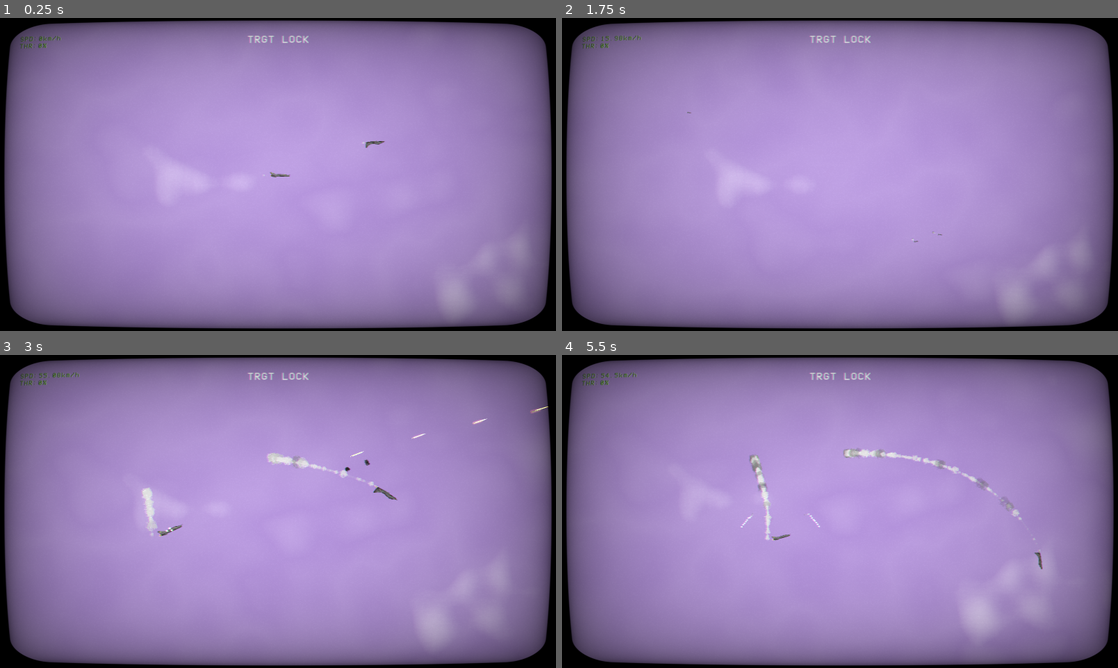
Above: before the commit, frames 1-4 (two rows, left to right).
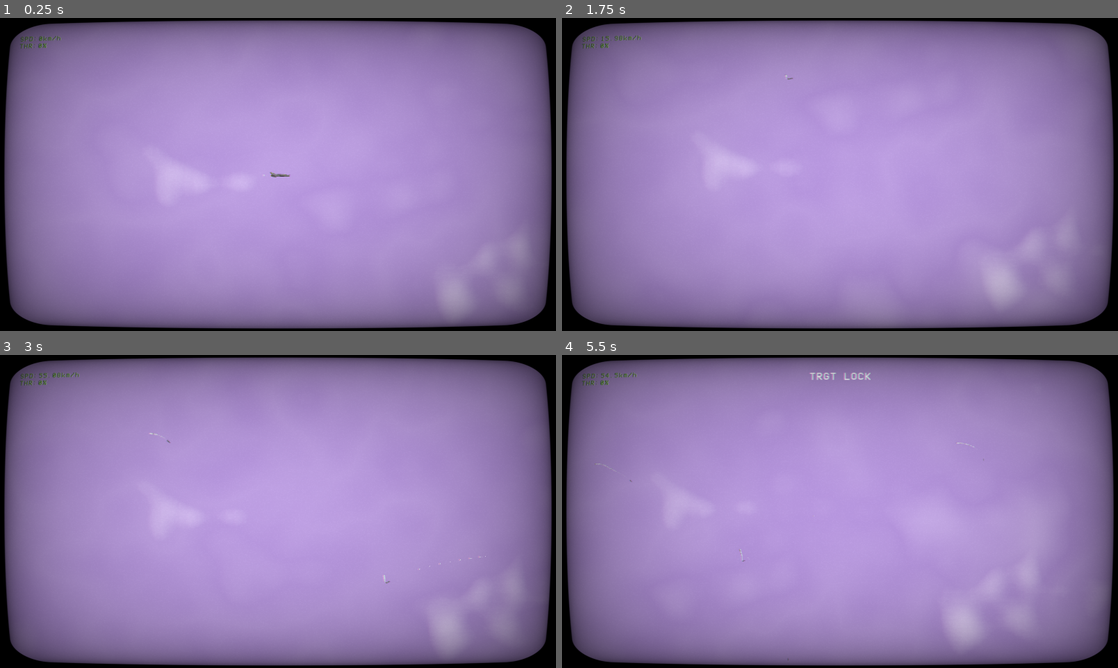
Above: after the commit, the same moments.

Repository: tm-sm/Igne-Caelum
Game: Godot game, scene res://testing2.tscn
The game is run twice, just before and just after one commit, with the same random seed, the same clock (stepped at 60 frames per second) and the same inputs.
Inputs (mouse positions are in pixels of both pictures, inside the frame that each line leads up to):
- Up to frame 1 (0.25 s): no input
- Up to frame 2 (1.75 s): move the mouse to (962, 158) at 0.52 s; hold A (pitch_up) 0.53-1.28 s; tap X (switch_target) at 0.6, 1.55 s; tap Enter at 1.25 s; move the mouse to (728, 190) at 1.27 s; hold Q (brake) from 1.28 s (still down); tap C (change_camera_type) at 1.35 s
- Up to frame 3 (3 s): move the mouse to (333, 442) at 2.02 s; release Q (brake) at 2.03 s; hold Space (fire_weapon) 2.03-2.78 s; hold A (pitch_up) from 2.03 s (still down); tap X (switch_target) at 2.3 s; move the mouse to (250, 574) at 2.77 s; tap E (launch_flare) at 2.85 s
- Up to frame 4 (5.5 s): tap X (switch_target) at 3.05, 3.6, 4.55, 5.3 s; move the mouse to (1006, 558) at 3.52 s; release A (pitch_up) at 3.53 s; hold Q (brake) from 3.53 s (still down); tap Space (fire_weapon) at 4.25 s; move the mouse to (673, 464) at 4.27 s; tap Up (weapon_selection_1) at 4.35 s; move the mouse to (867, 511) at 5.02 s; hold Right (weapon_selection_2) from 5.03 s (still down)

The runs differ from the first frame. In frame 1, 0.2% of the frame differs, in the area x 44-70%, y 5-42%; in frame 2, 0.7%; in frame 3, 1.2%; in frame 4, 1.6%, in the area x 5-89%, y 28-98%.

Commit message:
minor camera changes

Diff:
--- a/entities/PlayerCamera.gd
+++ b/entities/PlayerCamera.gd
@@ -62,6 +62,7 @@
 	set_zoom(Vector2(10, 10) * zoom_multiplier)
 
 func next_target():
+	zoom_multiplier = 1
 	if targets.size() == 0:
 		status = mode.PLAYER
 	else:
@@ -97,6 +98,7 @@
 	if event.is_action_pressed("zoom_out"):
 		zoom_multiplier += 0.1
 	if event.is_action_released("switch_target"):
+		status = mode.PLAYER_AND_TARGET
 		next_target()
 	if event.is_action_released("change_camera_type"):
 		next_camera_mode()
--- a/entities/planes/scripts/PlanePlayer.gd
+++ b/entities/planes/scripts/PlanePlayer.gd
@@ -4,8 +4,6 @@
 enum weapons {machinegun, missile}
 
 var selected_weapon
-
-onready var lock_on_sound = $TargetLockSound
 
 func _ready():
 	._ready()
--- a/entities/weapons/BaseBullet.gd
+++ b/entities/weapons/BaseBullet.gd
@@ -8,7 +8,7 @@
 export(float) var bullet_weight : float = 0.1
 
 func _ready():
-	add_to_group("damageable")
+	add_to_group("ammunition")
 
 func fire(impulse):
 	weight = bullet_weight
--- a/entities/weapons/Missile.gd
+++ b/entities/weapons/Missile.gd
@@ -128,9 +128,10 @@
 func _on_HeatDetector_body_entered(body):
 	if body.is_in_group("heat_emitter"):
 		if not target or global_position.distance_to(target.global_position) > global_position.distance_to(body.global_position):
-			if target:
+			if target and target.is_in_group("damageable"):
 				target.disconnect("destroyed", self, "_on_target_destroyed")
-			body.connect("destroyed", self, "_on_target_destroyed")
+			if body.is_in_group("damageable"):
+				body.connect("destroyed", self, "_on_target_destroyed")
 			target = body
 
 func _on_target_destroyed():
@@ -147,13 +148,14 @@
 			closest_target = t
 			closest_dist = dist
 	target = closest_target
-	if target:
+	if target and target.is_in_group("damageable"):
 		target.connect("destroyed", self, "_on_target_destroyed")
 
 
 func _on_HeatDetector_body_exited(body):
 	if body == target:
-		target.disconnect("destroyed", self, "_on_target_destroyed")
+		if target.is_in_group("damageable"):
+			target.disconnect("destroyed", self, "_on_target_destroyed")
 		_on_target_destroyed()
 
 
--- a/testing2.tscn
+++ b/testing2.tscn
@@ -1,10 +1,11 @@
-[gd_scene load_steps=7 format=2]
+[gd_scene load_steps=8 format=2]
 
 [ext_resource path="res://textures/SkyParallax.tscn" type="PackedScene" id=1]
 [ext_resource path="res://ui/GUI.tscn" type="PackedScene" id=2]
 [ext_resource path="res://entities/planes/InterzkiPlayer.tscn" type="PackedScene" id=3]
 [ext_resource path="res://entities/PlayerCamera.gd" type="Script" id=4]
 [ext_resource path="res://entities/planes/IntorvAI.tscn" type="PackedScene" id=5]
+[ext_resource path="res://entities/planes/InterzkiAI.tscn" type="PackedScene" id=6]
 
 [sub_resource type="GDScript" id=2]
 script/source = "extends Node2D
@@ -36,17 +37,15 @@
 position = Vector2( 26148, -11151 )
 plane_color = Color( 0.411765, 0.411765, 0.411765, 1 )
 
-[node name="IntorvAI2" parent="AI" instance=ExtResource( 5 )]
-position = Vector2( -13691, -8209 )
-plane_color = Color( 0.411765, 0.411765, 0.411765, 1 )
+[node name="InterzkiAI" parent="AI" instance=ExtResource( 6 )]
+position = Vector2( 4656, 14594 )
+tight_turn_thrust = 0.2
+wide_turn_thrust = 0.8
 
-[node name="IntorvAI3" parent="AI" instance=ExtResource( 5 )]
-position = Vector2( 3886, 327 )
-plane_color = Color( 0.411765, 0.411765, 0.411765, 1 )
-
-[node name="IntorvAI4" parent="AI" instance=ExtResource( 5 )]
-position = Vector2( 21464, 10143 )
-plane_color = Color( 0.411765, 0.411765, 0.411765, 1 )
+[node name="InterzkiAI2" parent="AI" instance=ExtResource( 6 )]
+position = Vector2( -13648, -9026 )
+tight_turn_thrust = 0.2
+wide_turn_thrust = 0.8
 
 [node name="PlayerCamera" type="Camera2D" parent="."]
 show_behind_parent = true
--- a/ui/GUI.tscn
+++ b/ui/GUI.tscn
@@ -79,6 +79,17 @@
 use_filter = true
 extra_spacing_char = 2
 font_data = ExtResource( 3 )
+
+[sub_resource type="GDScript" id=43]
+script/source = "extends Label
+
+
+onready var timer = $Timer
+
+
+func _on_Timer_timeout():
+	visible = not visible
+"
 
 [sub_resource type="Shader" id=39]
 code = "/*
@@ -427,6 +438,11 @@
 custom_colors/font_color = Color( 0.996078, 0, 0, 1 )
 custom_fonts/font = SubResource( 42 )
 text = "WARNING MISSILE"
+script = SubResource( 43 )
+
+[node name="Timer" type="Timer" parent="Warning/WarningSensors/LockedOnLabel"]
+wait_time = 0.2
+autostart = true
 
 [node name="Screen" type="ColorRect" parent="."]
 material = SubResource( 40 )
@@ -440,3 +456,5 @@
 [node name="LockOnSound" type="AudioStreamPlayer" parent="."]
 stream = ExtResource( 4 )
 volume_db = -10.0
+
+[connection signal="timeout" from="Warning/WarningSensors/LockedOnLabel/Timer" to="Warning/WarningSensors/LockedOnLabel" method="_on_Timer_timeout"]
Not shown: 1 places in ui/GUI.tscn that only renumber resources
